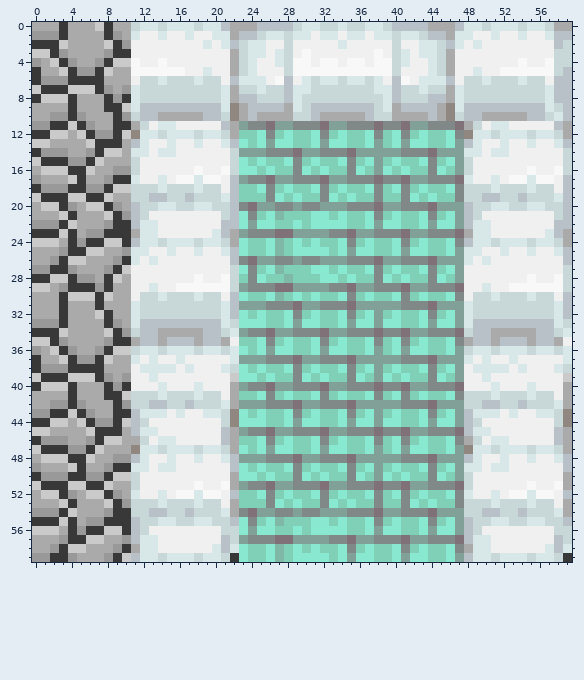
File history of a pixel-art sprite, Project LoFi/Project LoFi/Project_LoFiContent/Textures/RightSideAngleWall.png. Above: the version before the commit.
The file is 60x60 pixels. Colours within 5 levels of each other are drawn and written as one.
New version:
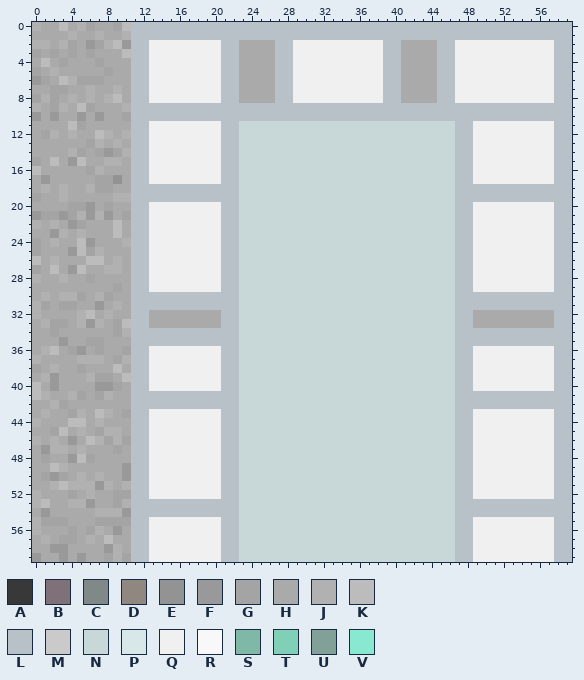
Palette (. is transparent): A #383838  B #807078  C #808888  D #908880  E #939393  F #999999  G #a4a4a4  H #aaaaaa  J #b1b1b1  K #bcbcbc  L #b8c0c8  M #cacaca  N #c8d8d8  P #d8e8e8  Q #f0f0f0  R #f8f8f8  S #80b8a8  T #80d0b8  U #80a098  V #88e8d0
What changed:
Changed rows in their new state; - is an unchanged pixel.
first column x 0:
 0 J--K-JGHHGKLLLLLLLLLL-LLL----LLLLLLLLLLL----LLL-LLLLLLLLLLLL
 1 HHHHJ--JHHJLLLLLLLLLLLL--LLLLLLLLLLLLLLLLLLL--LLLLLLLLLLLL--
 2 JJHJG-FGJK-LL------Q-L-HHHHLL-----Q----LLHHHHL-Q-Q---------L
 3 GHGHG-G-HHKLL--------LLHHHHLL-Q-------QLLHHHHLL-----------LL
 4 HKHGH--GHHHLL-Q------LLHHHHLLQQ-QQ-QQ-QLLHHHHLL-------Q--QLL
 5 G-JHHHHHG--LLQQQQ--Q-LLHHHHLLQQQQQQQQQQLLHHHHLL--Q--QQQQQQL-
 6 FGHKJGGG---LLQQQQQQQQL-HHHHL--QQQQQQQQQL-HHHHL--QQQQQQQQQ---
 7 HHGGHHJHHJHLLQQQQQQQQLLHHHHL-QQQQQQQQQQL-HHHHLLQQQQQQQQQQQ--
 8 GJGHJ-J-JKHLLQQQQQQQQLLHHHHL-QQQQQQQQQQL-HHHH-LQQQQQQQQQQQ--
 9 J-GJHKG-HHJL---------LLL----LLL-------LLL----LLL---------LL-
10 F--HH--F-HGL--LLLLL--LLL-LLLLLL-LLLLL-LLLLLL-LLL--LLLLL--LL-
11 HHHHKGH--HHLL-QQ------LNNNNNNNNNNNNNNNNNNNNNNNNLLQ-QQ------L
12 HGJHJHHKJHJLLQQQQQQQQLLNNNNNNNNNNNNNNNNNNNNNNNNLLQQQQQQQQQLL
13 HH----GJHJ--L--Q--Q--L-NNNNNNNNNNNNNNNNNNNNNNNNL-Q--Q--Q--L-
14 HHHHJGHGFGJLL-QQ-----LLNNNNNNNNNNNNNNNNNNNNNNNNLLQ-QQ-----LL
15 GHKH-KHHJJ-LL--------LLNNNNNNNNNNNNNNNNNNNNNNNNLL---------LL
16 KHHHHHGJ-HHLL-----Q--LLNNNNNNNNNNNNNNNNNNNNNNNNLL------Q--LL
17 HF--HH-GGEHLL-Q-QQQQQL-NNNNNNNNNNNNNNNNNNNNNNNNLL--Q-QQQQQL-
18 HJHJHHJGGHHLLLLLLLLLLL-NNNNNNNNNNNNNNNNNNNNNNNNLLLLLLLLLLLL-
19 GHHJHHHHHJJLL--LL-LLLL-NNNNNNNNNNNNNNNNNNNNNNNNLLL--LL-LLLL-
20 -HHHGGFHGH--LQQQQQQQQL-NNNNNNNNNNNNNNNNNNNNNNNNL-QQQQQQQQQL-
21 FGGFGJFJFHG-L--------L-NNNNNNNNNNNNNNNNNNNNNNNNL-Q--------L-
22 JHJHFG--HKH-LQ---------NNNNNNNNNNNNNNNNNNNNNNNNL-QQ---------
23 HHFJHJHHHKHLLQ------Q-LNNNNNNNNNNNNNNNNNNNNNNNNLLQQ------Q-L
24 GHJ-HKFHHHJ-LQQQQQQQQLLNNNNNNNNNNNNNNNNNNNNNNNNL-QQQQQQQQQLL
25 G--HFKGJ--HLL--Q--Q--L-NNNNNNNNNNNNNNNNNNNNNNNNLLQ--Q--Q--L-
26 K-JHHHKK-JHLLQ-------L-NNNNNNNNNNNNNNNNNNNNNNNNLL-Q-------L-
27 GHKH-K--JJHLL--------LLNNNNNNNNNNNNNNNNNNNNNNNNLL---------LL
28 JHHJHHG-HH-LL-----Q--LLNNNNNNNNNNNNNNNNNNNNNNNNLL------Q--LL
29 HH-HHHHHHG-LLQ--QQQQQLLNNNNNNNNNNNNNNNNNNNNNNNNLL-Q--QQQQQLL
30 -J-JJGHJG--LLLLLLLLLLL-NNNNNNNNNNNNNNNNNNNNNNNNLLLLLLLLLLLL-
31 JG-GG--F-J-LLLLLLLLLLL-NNNNNNNNNNNNNNNNNNNNNNNNLLLLLLLLLLLL-
32 J--H-JKHJ--LLHHHHHHHHL-NNNNNNNNNNNNNNNNNNNNNNNNLLHHHHHHHHHL-
33 HJGG-JFJHGKL-HHHHHHHHLLNNNNNNNNNNNNNNNNNNNNNNNNLLHHHHHHHHHLL
34 HHGH----HGJL--LLLLL--LLNNNNNNNNNNNNNNNNNNNNNNNNLL--LLLLL--LL
35 HHH---GGHHHL--L---L--LLNNNNNNNNNNNNNNNNNNNNNNNNLL--L---L--LL
36 HJKHGF-GHHGLLQQQQQQQQLLNNNNNNNNNNNNNNNNNNNNNNNNLLQQQQQQQQQLL
37 J--HHJJJHGJLLQ--Q----LLNNNNNNNNNNNNNNNNNNNNNNNNLL-Q--Q----LL
38 GHJHHGHH-K-LLQQQ-Q---LLNNNNNNNNNNNNNNNNNNNNNNNNLLQQQQ-Q---LL
39 HJFHHHJGG-KLLQ-------LLNNNNNNNNNNNNNNNNNNNNNNNNLL-Q-------LL
40 KHFHH--FFGHLL-Q---Q--LLNNNNNNNNNNNNNNNNNNNNNNNNLL--Q---Q--LL
41 KJ--JG-GJHHLLLLLLLLLLLLNNNNNNNNNNNNNNNNNNNNNNNNLLLLLLLLLLLLL
42 --JGHH---HHLL--LL-LLLLLNNNNNNNNNNNNNNNNNNNNNNNNLLL--LL-LLLLL
43 HJHHGJHKJHG-LQQ-Q--QQLLNNNNNNNNNNNNNNNNNNNNNNNNL-QQQ-Q--QQLL
44 JHHHKKHJHHH-L--------LLNNNNNNNNNNNNNNNNNNNNNNNNL-Q--------LL
45 HHGK-JHGJJ--LQ--------LNNNNNNNNNNNNNNNNNNNNNNNNL-QQ--------L
46 JHJHF-KJGJGLL-QQ------LNNNNNNNNNNNNNNNNNNNNNNNNLLQ-QQ------L
47 HFJJHJHH-G-LLQQQQQQQQLLNNNNNNNNNNNNNNNNNNNNNNNNLLQQQQQQQQQLL
48 -GHHFKG--HH-L--Q--Q--L-NNNNNNNNNNNNNNNNNNNNNNNNL-Q--Q--Q--L-
49 H-KJHH--HHFLL-QQ-----L-NNNNNNNNNNNNNNNNNNNNNNNNLLQ-QQ-----L-
50 HG-GHJHJHHFLL--------LLNNNNNNNNNNNNNNNNNNNNNNNNLL---------LL
51 HHJKJJJFJ-JLL-----Q--LLNNNNNNNNNNNNNNNNNNNNNNNNLL------Q--LL
52 JHHHG-JHHGGLL-Q-QQQQQL-NNNNNNNNNNNNNNNNNNNNNNNNLL--Q-QQQQQL-
53 JK-HJJF-HGJLLLLLLLLLLLLNNNNNNNNNNNNNNNNNNNNNNNNLLLLLLLLLLLLL
54 H-HHH--JJJFLL--LL-LLLLLNNNNNNNNNNNNNNNNNNNNNNNNLLL--LL-LLLLL
55 JGGGH-HGGGG-LQQQQQQQQL-NNNNNNNNNNNNNNNNNNNNNNNNL-QQQQQQQQQL-
56 JHH-GHGJHFH-L--------LLNNNNNNNNNNNNNNNNNNNNNNNNL-Q--------LL
57 -J-GGHJHK-H-LQ--------LNNNNNNNNNNNNNNNNNNNNNNNNL-QQ--------L
58 ---FHH--FJHLLQ------Q-LNNNNNNNNNNNNNNNNNNNNNNNNLLQQ------Q-L
59 -HHFHF--GJG-LQQQQQQQQLLNNNNNNNNNNNNNNNNNNNNNNNNL-QQQQQQQQQLL
